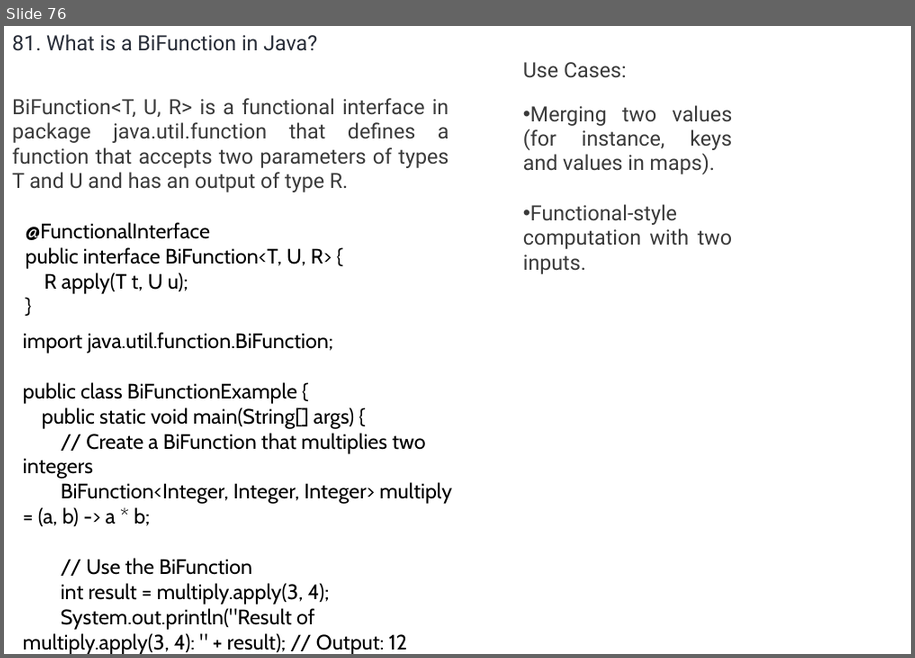
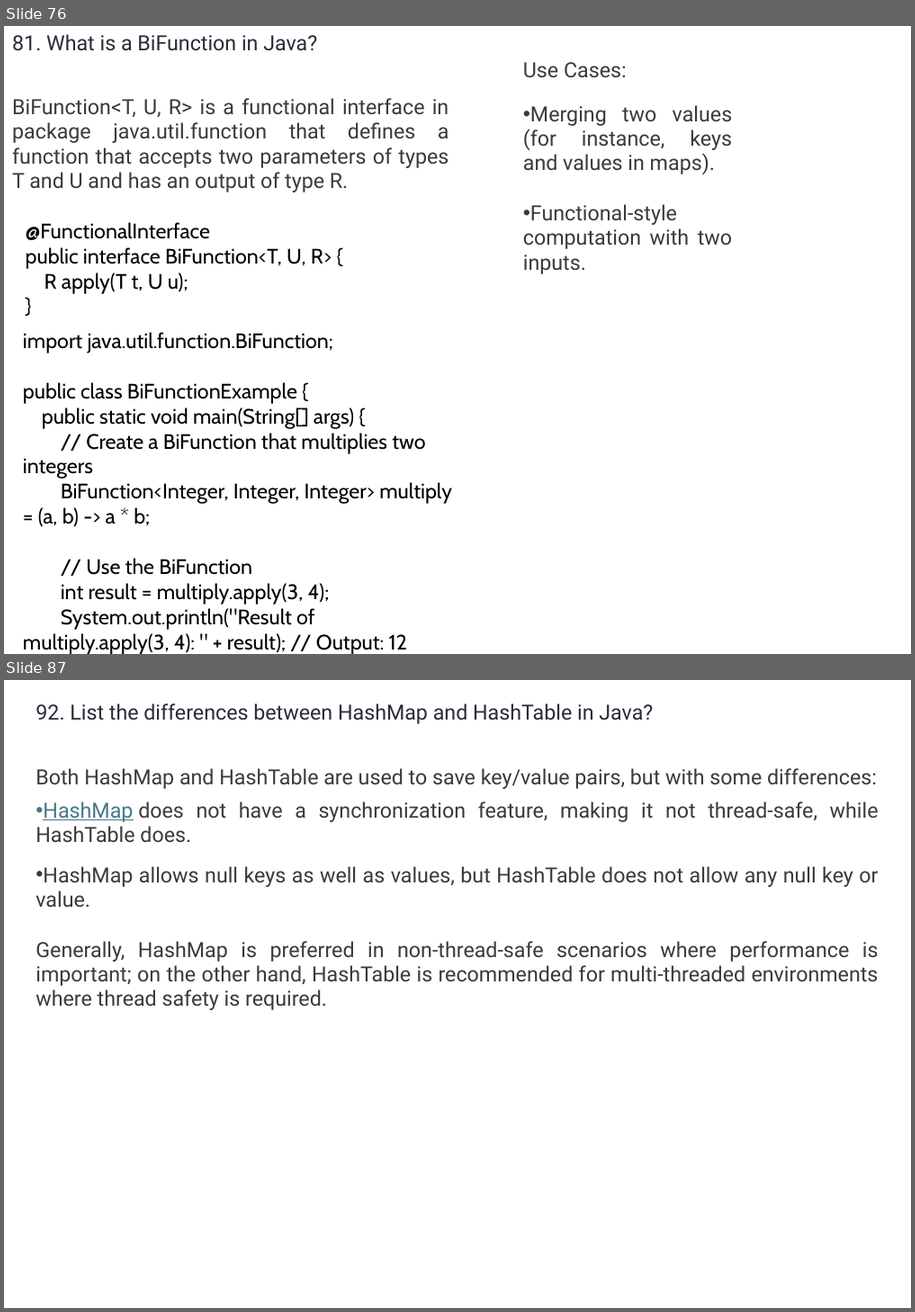
Before and after one commit to umalavanya/FullStackDevelopement_JavaSpring_SQL_ReactProjects, a slide deck: UmaTeachingMaterial/Java/Java-Interview-QA-Intellipaat.pptx. Shown one above the other, each under a label of ours: slide 76 before the commit, slides 76 and 87 after it; the slides between them are not shown. The pictures are 915x658 and 915x1312 pixels, drawn with LibreOffice and Linux fonts; fonts in the diff are those of the drawing. Boxes give left, top, right and bottom in pixels: in the first picture for what was removed or moved away, otherwise in the second. Text is boxed around its words. In the diff, an @@ line names an element or a change of style, - is before the commit and + after.

```diff
--- a/UmaTeachingMaterial/Java/Java-Interview-QA-Intellipaat.pptx
+++ b/UmaTeachingMaterial/Java/Java-Interview-QA-Intellipaat.pptx
@@ slide 87 added at [4, 680, 911, 1308], background #FFFFFF @@
@@ text added at [36, 703, 879, 1010], 18 pt, text #3A3A3A @@
+92. List the differences between HashMap and HashTable in Java?
+Both HashMap and HashTable are used to save key/value pairs, but with some differences:
+• HashMap does not have a synchronization feature, making it not thread-safe, while HashTable does.
+• HashMap allows null keys as well as values, but HashTable does not allow any null key or value.
+Generally, HashMap is preferred in non-thread-safe scenarios where performance is important; on the other hand, HashTable is recommended for multi-threaded environments where thread safety is required.
```
Also in this commit, not shown: 1 slide changed, 25 other slides added, 26 slides removed.
